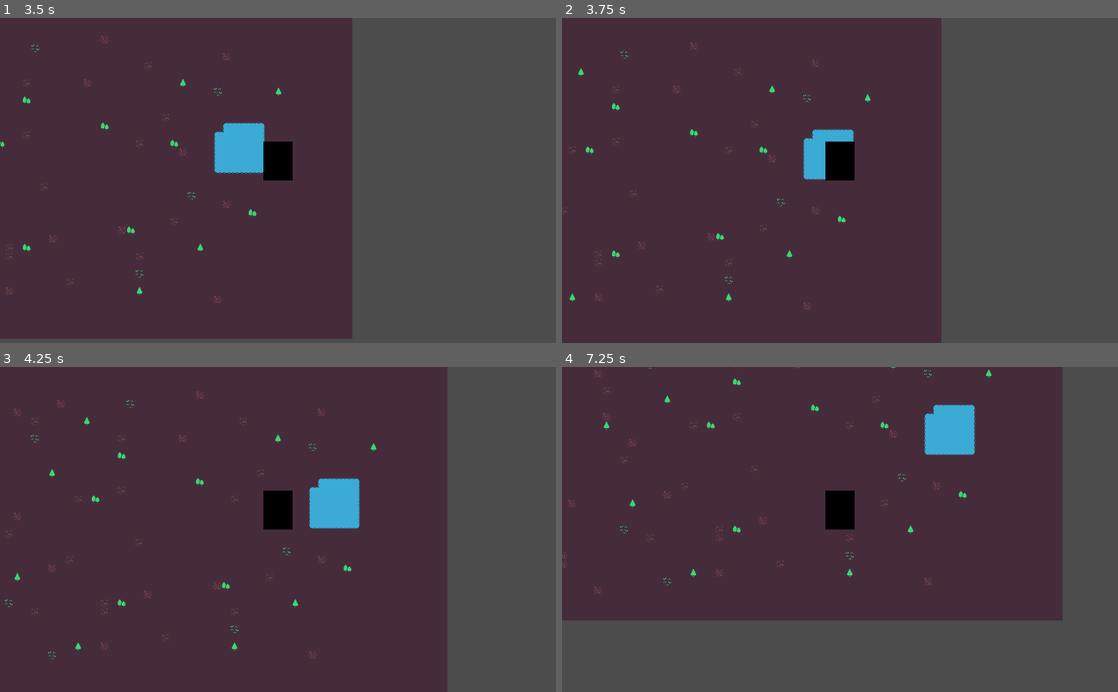
Above: before the commit, frames 1-4 (two rows, left to right).
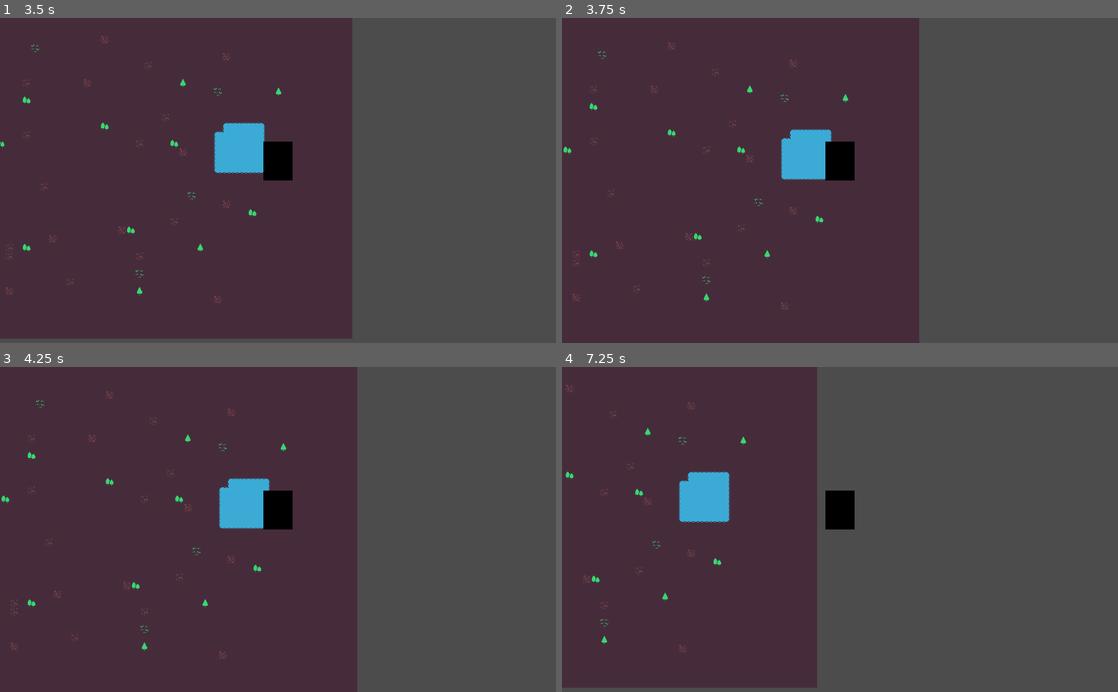
Above: after the commit, the same moments.

Repository: dsg-jam/LD46
Game: Godot game, scene res://scenes/test.tscn
Same seed, same stepped clock (60 frames per second), same inputs: the game is played once before the commit and once after it.
Inputs:
- Up to frame 1 (3.5 s): tap Enter at 0.5 s; hold Right (player_right) 0.53-1.28 s; hold Down (player_down) 1.28-2.03 s; hold Right (player_right) 2.03-2.78 s; hold Up (player_up) from 2.78 s (still down)
- Up to frame 2 (3.75 s): release Up (player_up) at 3.53 s; hold Left (player_left) from 3.53 s (still down)
- Up to frame 3 (4.25 s): keep holding Left (player_left)
- Up to frame 4 (7.25 s): release Left (player_left) at 5.03 s; hold Down (player_down) 5.03-5.78 s; hold Right (player_right) 5.78-6.53 s; hold Up (player_up) from 6.53 s (still down)

Frame 1 is identical in both runs. In frame 2, 5.6% of the frame differs, in the area x 0-69%, y 0-100%; in frame 3, 20%; in frame 4, 45%, in the area x 0-90%, y 0-99%.

Commit message:
Update colored.tres

Diff:
--- a/assets/tilemaps/colored.tres
+++ b/assets/tilemaps/colored.tres
@@ -21,6 +21,18 @@
 points = PoolVector2Array( 16, 16, 0, 16, 0, 0, 16, 0 )
 
 [sub_resource type="ConvexPolygonShape2D" id=7]
+points = PoolVector2Array( 16, 16, 0, 16, 0, 0, 16, 0 )
+
+[sub_resource type="ConvexPolygonShape2D" id=12]
+points = PoolVector2Array( 16, 16, 0, 16, 0, 0, 16, 0 )
+
+[sub_resource type="ConvexPolygonShape2D" id=13]
+points = PoolVector2Array( 16, 16, 0, 16, 0, 0, 16, 0 )
+
+[sub_resource type="ConvexPolygonShape2D" id=14]
+points = PoolVector2Array( 16, 16, 0, 16, 0, 0, 16, 0 )
+
+[sub_resource type="ConvexPolygonShape2D" id=15]
 points = PoolVector2Array( 16, 16, 0, 16, 0, 0, 16, 0 )
 
 [sub_resource type="ConvexPolygonShape2D" id=8]
@@ -98,6 +110,30 @@
 "one_way_margin": 1.0,
 "shape": SubResource( 7 ),
 "shape_transform": Transform2D( 1, 0, 0, 1, 0, 0 )
+}, {
+"autotile_coord": Vector2( 8, 5 ),
+"one_way": false,
+"one_way_margin": 1.0,
+"shape": SubResource( 12 ),
+"shape_transform": Transform2D( 1, 0, 0, 1, 0, 0 )
+}, {
+"autotile_coord": Vector2( 9, 5 ),
+"one_way": false,
+"one_way_margin": 1.0,
+"shape": SubResource( 13 ),
+"shape_transform": Transform2D( 1, 0, 0, 1, 0, 0 )
+}, {
+"autotile_coord": Vector2( 10, 5 ),
+"one_way": false,
+"one_way_margin": 1.0,
+"shape": SubResource( 14 ),
+"shape_transform": Transform2D( 1, 0, 0, 1, 0, 0 )
+}, {
+"autotile_coord": Vector2( 11, 5 ),
+"one_way": false,
+"one_way_margin": 1.0,
+"shape": SubResource( 15 ),
+"shape_transform": Transform2D( 1, 0, 0, 1, 0, 0 )
 } ]
 0/z_index = 0
 1/name = "colored.png 1"
Not shown: 1 places in assets/tilemaps/colored.tres that only renumber resources
